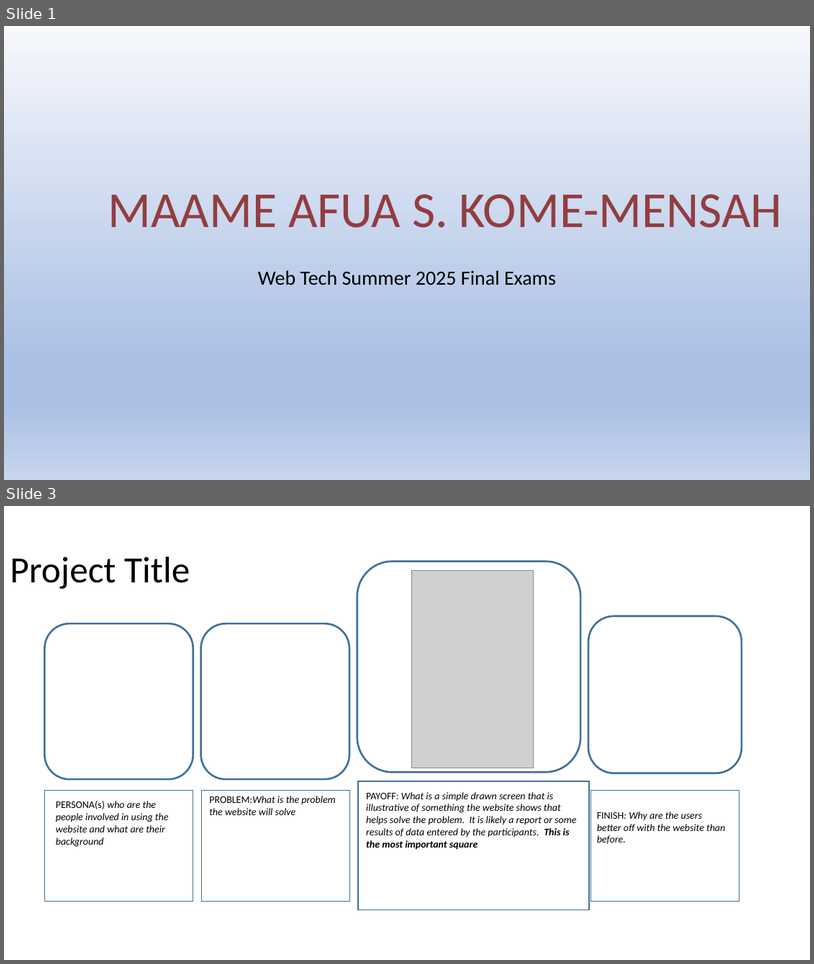
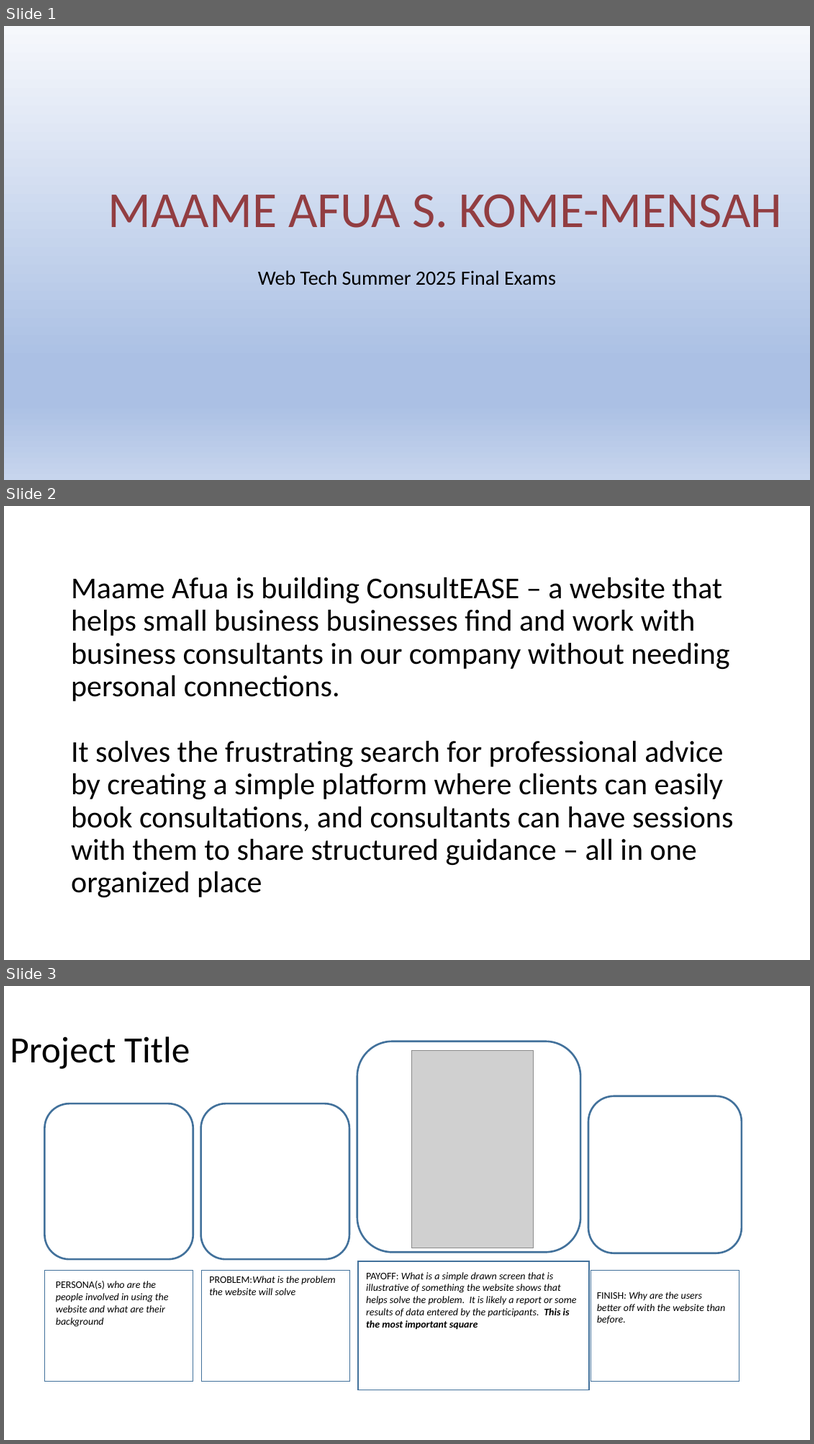
Before and after one commit to mkomemensah/FinalProject_WebTech_maame.kome-mensah, a slide deck: FInal_Project_Faming_Maame_KM.pptx. Shown one above the other, each under a label of ours: slides 1 and 3 before the commit, slides 1, 2 and 3 after it; the slides between them are not shown. The pictures are 814x964 and 814x1444 pixels, drawn with LibreOffice and Linux fonts; fonts in the diff are those of the drawing; grey boxes stand for pictures; background and template pictures are left out. Boxes give left, top, right and bottom in pixels: in the first picture for what was removed or moved away, otherwise in the second. Text is boxed around its words. In the diff, an @@ line names an element or a change of style, - is before the commit and + after.

```diff
--- a/FInal_Project_Faming_Maame_KM.pptx
+++ b/FInal_Project_Faming_Maame_KM.pptx
@@ slide 2 added at (x1=4, y1=506, x2=810, y2=960), background #FFFFFF @@
@@ title added at (x1=71, y1=577, x2=733, y2=898), 36 pt, text #000000 @@
+Maame Afua is building ConsultEASE – a website that helps small business businesses find and work with business consultants in our company without needing personal connections.
+It solves the frustrating search for professional advice by creating a simple platform where clients can easily book consultations, and consultants can have sessions with them to share structured guidance – all in one organized place
```
Also in this commit, not shown: 2 slides changed, 2 other slides added, 1 slide removed, 4 other files.
